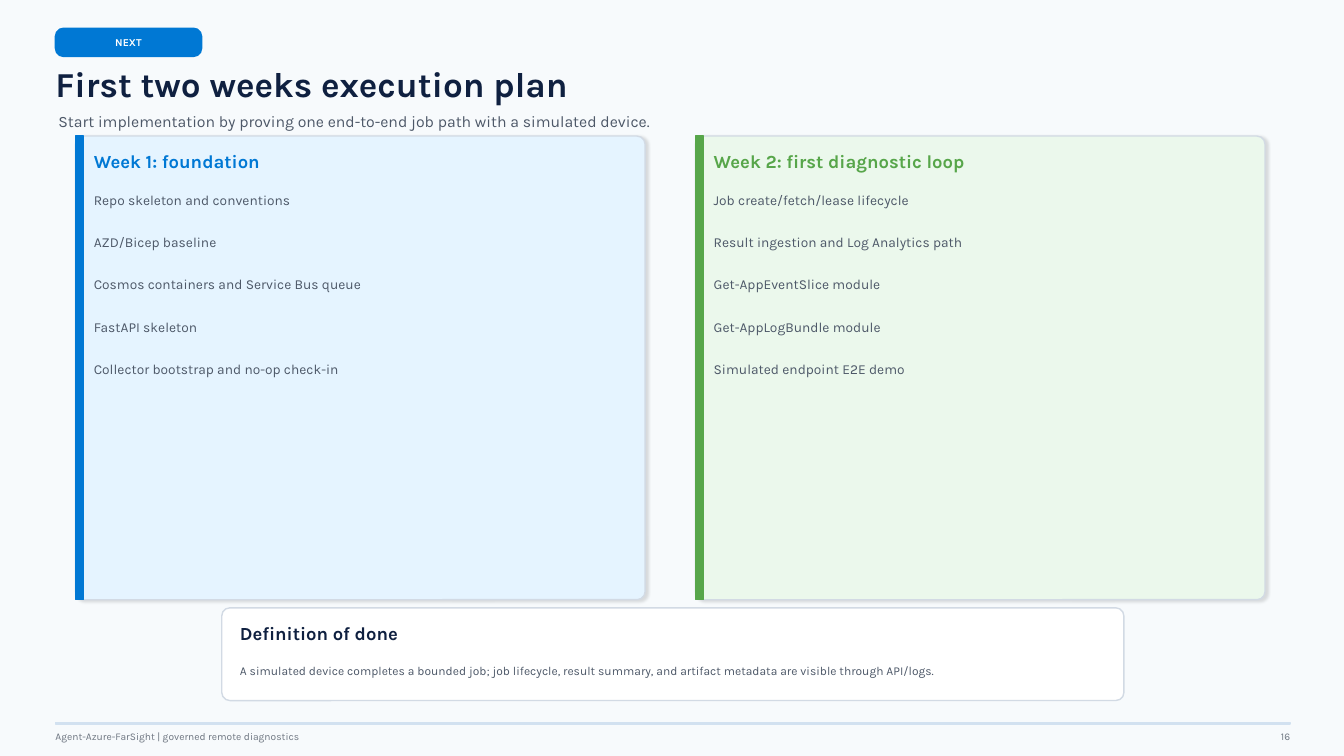
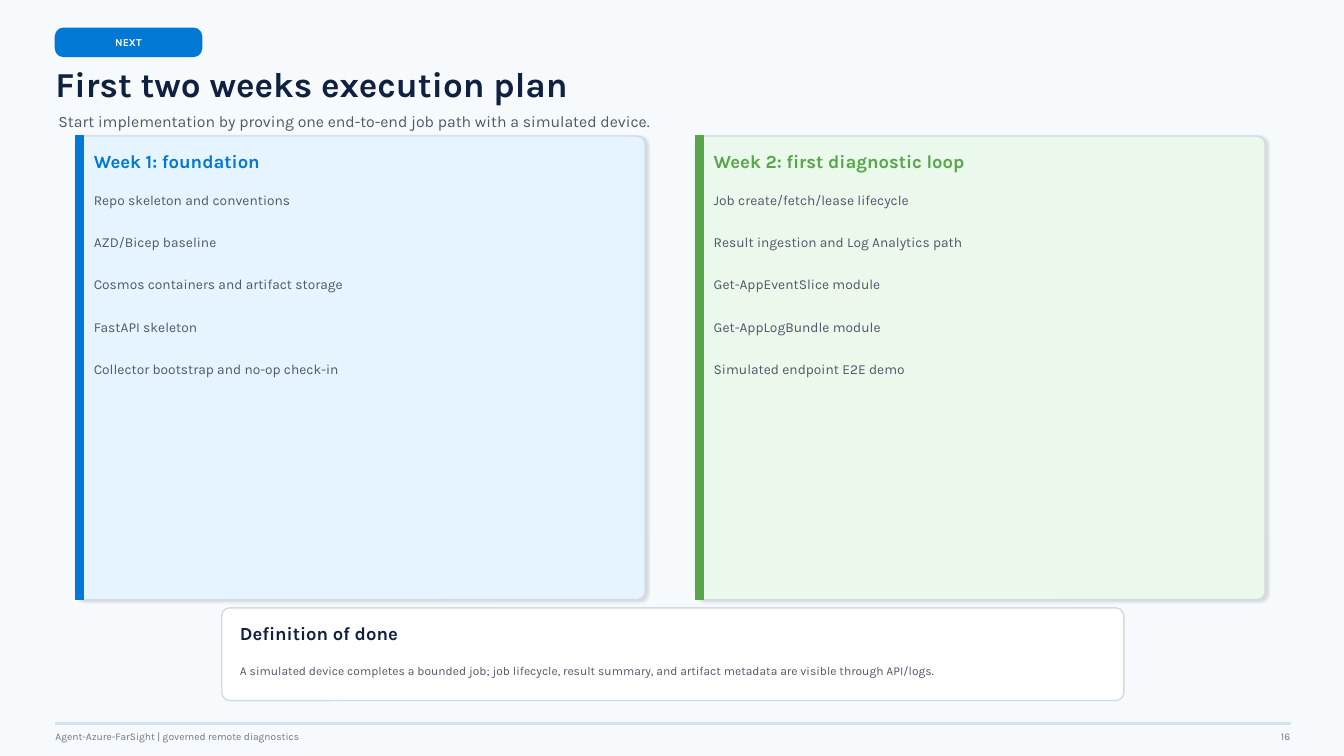
Before and after one commit to MikeCer/agent-azure-farsight, a slide deck: slide 16 of docs/presentations/agent-azure-farsight-overview.pptx. Drawn at 1344x756 pixels with LibreOffice and Linux fonts; fonts in the diff are those of the drawing. Boxes give left, top, right and bottom in pixels: in the first picture for what was removed or moved away, otherwise in the second. Text is boxed around its words. In the diff, an @@ line names an element or a change of style, - is before the commit and + after.

```diff
--- a/docs/presentations/agent-azure-farsight-overview.pptx
+++ b/docs/presentations/agent-azure-farsight-overview.pptx
@@ text at (94, 279, 342, 293): text changed @@
-Cosmos containers and Service Bus queue
+Cosmos containers and artifact storage
```
Also in this commit, not shown: 7 other slides changed, 4 other files.
